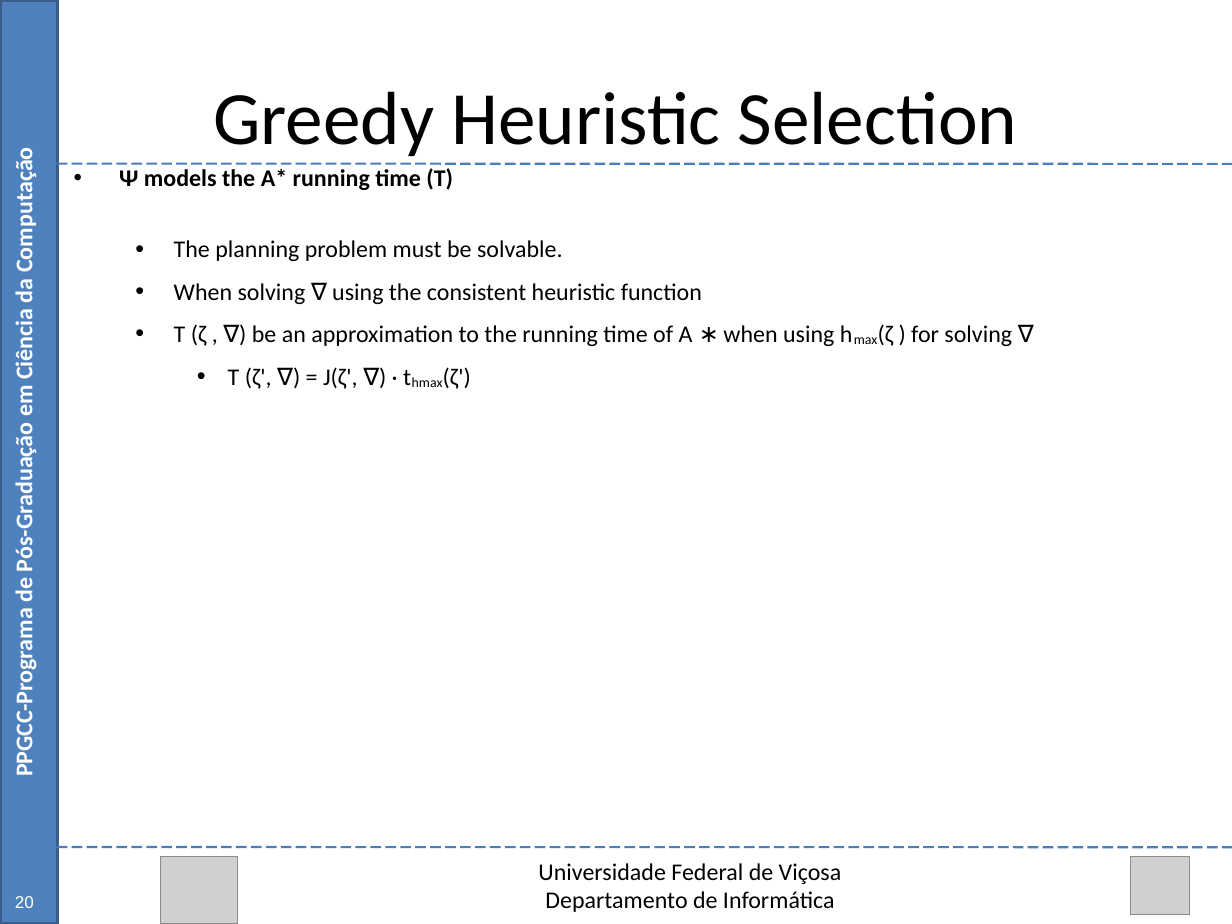
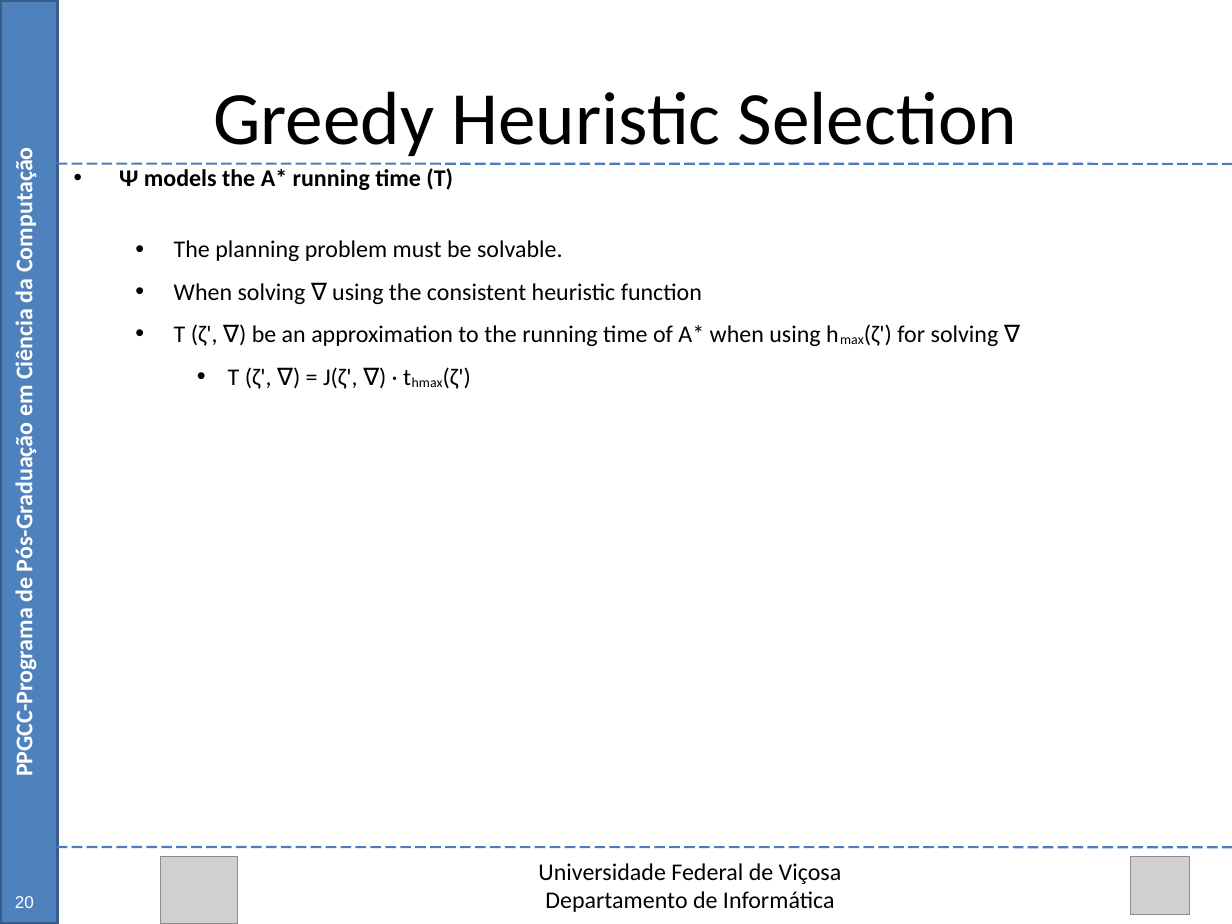
Before and after one commit to Marvinsky/research-marvin, a slide deck: slide 31 of latex/odp/dissertation_v1.odp. Drawn at 1232x924 pixels with LibreOffice and Linux fonts; fonts in the diff are those of the drawing; grey boxes stand for pictures. Boxes give left, top, right and bottom in pixels: in the first picture for what was removed or moved away, otherwise in the second. Text is boxed around its words. In the diff, an @@ line names an element or a change of style, - is before the commit and + after.

```diff
--- a/latex/odp/dissertation_v1.odp
+++ b/latex/odp/dissertation_v1.odp
@@ text at (174,324,999,346): text changed @@
-  • T (ζ , ∇) be an approximation to the running time of A ∗ when using hmax(ζ ) for solving ∇
+  • T (ζ', ∇) be an approximation to the running time of A* when using hmax(ζ') for solving ∇
```
Also in this commit, not shown: 3 other slides changed.
